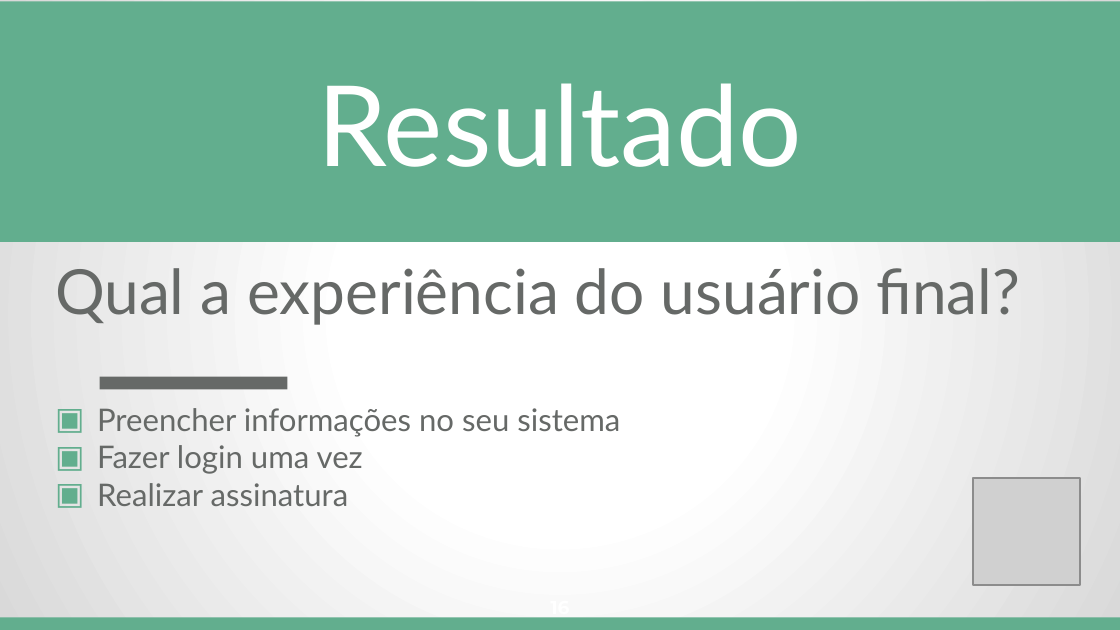
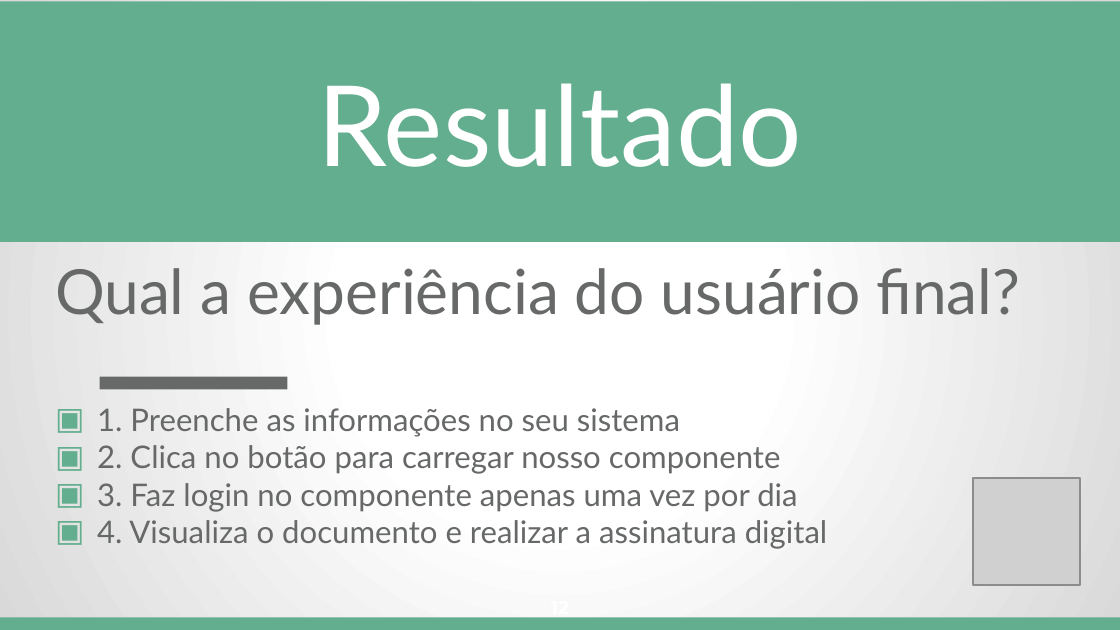
Before and after one commit to Conselho-Federal-de-Medicina/integracao-prescricao-cfm, a slide deck: slide 12 of docs/apresentacao/Integracao_com_a_Prescricao_Eletronica_do_CFM.pptx (slide 16 before the commit). Drawn at 1120x630 pixels with LibreOffice and Linux fonts; fonts in the diff are those of the drawing; grey boxes stand for pictures. Boxes give left, top, right and bottom in pixels: in the first picture for what was removed or moved away, otherwise in the second. Text is boxed around its words. In the diff, an @@ line names an element or a change of style, - is before the commit and + after.

```diff
--- a/docs/apresentacao/Integracao_com_a_Prescricao_Eletronica_do_CFM.pptx
+++ b/docs/apresentacao/Integracao_com_a_Prescricao_Eletronica_do_CFM.pptx
@@ text at box(97, 408, 828, 549): text changed @@
-▣ Preencher informações no seu sistema
-▣ Fazer login uma vez
-▣ Realizar assinatura
+▣ 1. Preenche as informações no seu sistema
+▣ 2. Clica no botão para carregar nosso componente
+▣ 3. Faz login no componente apenas uma vez por dia
+▣ 4. Visualiza o documento e realizar a assinatura digital
```
Also in this commit, not shown: 9 other slides changed, 4 slides removed.
